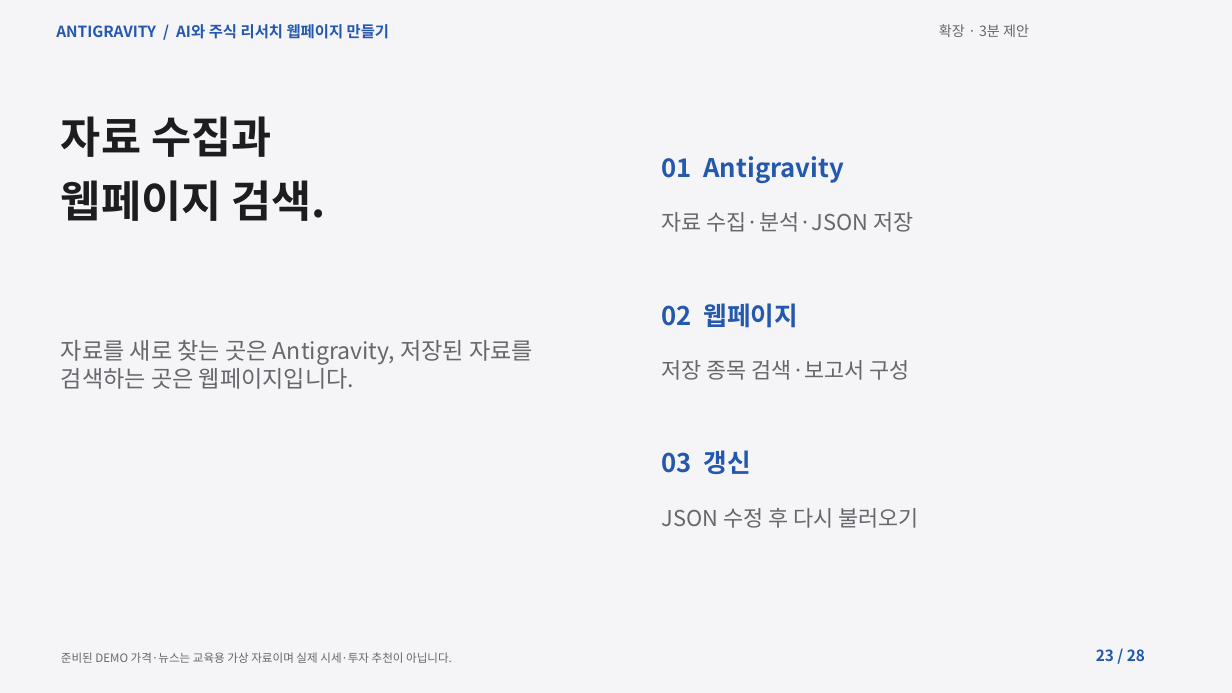
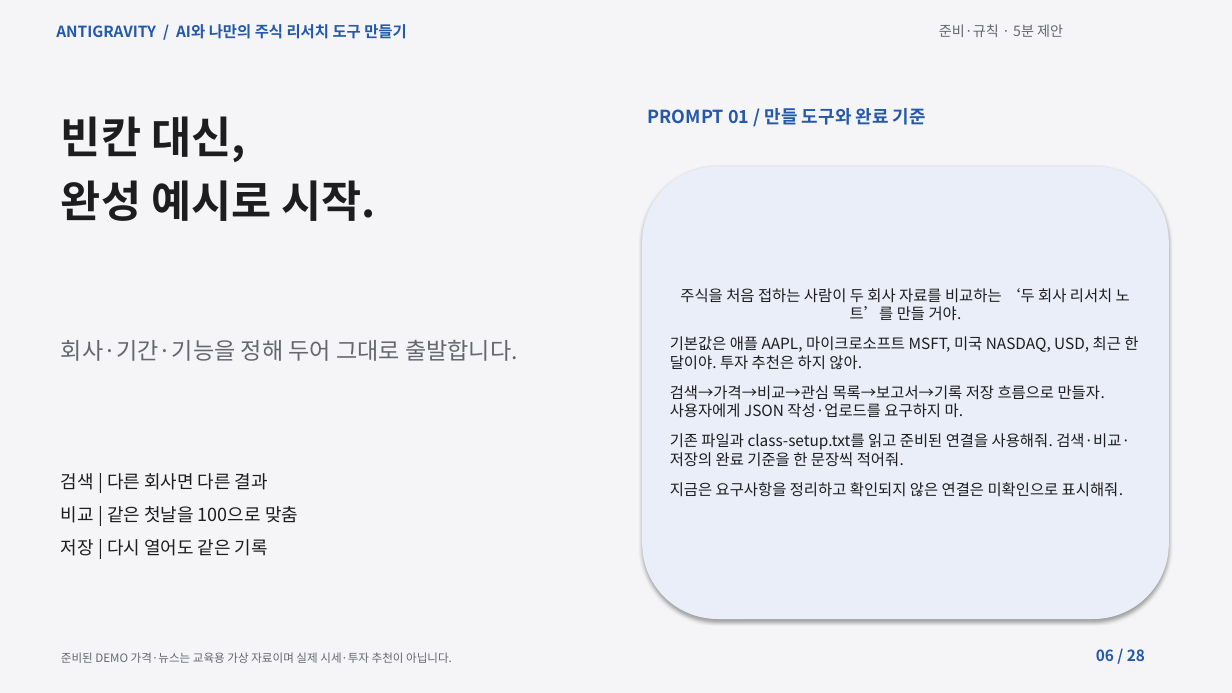
Before and after one commit to elect94/reportsol, a slide deck: slide 6 of materials/lecture.pptx (slide 23 before the commit). Drawn at 1232x693 pixels with LibreOffice and Linux fonts; fonts in the diff are those of the drawing. Boxes give left, top, right and bottom in pixels: in the first picture for what was removed or moved away, otherwise in the second. Text is boxed around its words. In the diff, an @@ line names an element or a change of style, - is before the commit and + after.

```diff
--- a/materials/lecture.pptx
+++ b/materials/lecture.pptx
@@ text at (56, 24, 406, 39): text changed @@
-ANTIGRAVITY / AI와 주식 리서치 웹페이지 만들기
+ANTIGRAVITY / AI와 나만의 주식 리서치 도구 만들기
@@ text at (939, 24, 1063, 37): text changed @@
-확장 · 3분 제안
+준비·규칙 · 5분 제안
@@ text at (61, 116, 375, 221): text changed @@
-자료 수집과
-웹페이지 검색.
+빈칸 대신,
+완성 예시로 시작.
@@ text added at (648, 108, 926, 125), 14 pt, text #2458AD, bold @@
+PROMPT 01 / 만들 도구와 완료 기준
@@ rounded rectangle added at (642, 166, 1169, 619), fill #E9EEF8, 12 pt, text #1D1D1F @@
+주식을 처음 접하는 사람이 두 회사 자료를 비교하는 ‘두 회사 리서치 노트’를 만들 거야.
+기본값은 애플 AAPL, 마이크로소프트 MSFT, 미국 NASDAQ, USD, 최근 한 달이야. 투자 추천은 하지 않아.
+검색→가격→비교→관심 목록→보고서→기록 저장 흐름으로 만들자. 사용자에게 JSON 작성·업로드를 요구하지 마.
+기존 파일과 class-setup.txt를 읽고 준비된 연결을 사용해줘. 검색·비교·저장의 완료 기준을 한 문장씩 적어줘.
+지금은 요구사항을 정리하고 확인되지 않은 연결은 미확인으로 표시해줘.
@@ text removed at (662, 156, 845, 183) @@
-01 Antigravity
@@ text removed at (662, 212, 913, 232) @@
-자료 수집·분석·JSON 저장
@@ text removed at (662, 303, 799, 328) @@
-02 웹페이지
@@ text at (61, 339, 518, 361): text changed @@
-자료를 새로 찾는 곳은 Antigravity, 저장된 자료를 검색하는 곳은 웹페이지입니다.
+회사·기간·기능을 정해 두어 그대로 출발합니다.
@@ text removed at (662, 360, 910, 380) @@
-저장 종목 검색·보고서 구성
@@ text added at (61, 473, 298, 556), 14 pt, text #1D1D1F @@
+검색 | 다른 회사면 다른 결과
+비교 | 같은 첫날을 100으로 맞춤
+저장 | 다시 열어도 같은 기록
@@ text removed at (662, 450, 751, 474) @@
-03 갱신
@@ text removed at (662, 508, 918, 528) @@
-JSON 수정 후 다시 불러오기
@@ text at (1096, 649, 1145, 661): text changed @@
-23 / 28
+06 / 28
```
Also in this commit, not shown: 26 other slides changed, 1 slide added, 1 slide removed, 26 other files.
